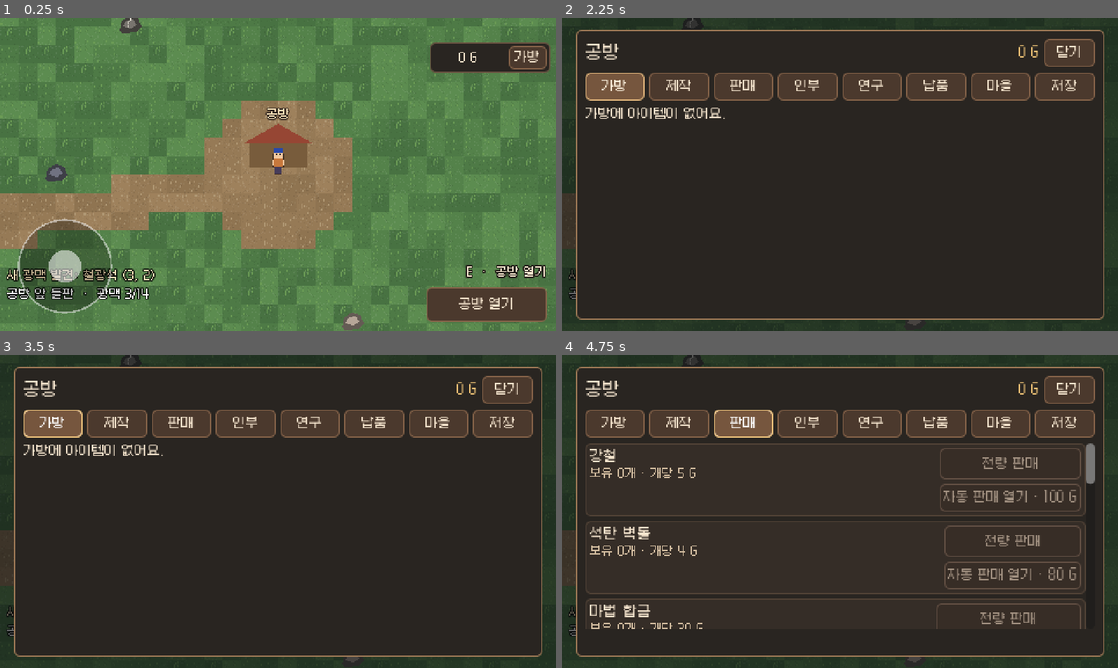
Above: before the commit, frames 1-4 (two rows, left to right).
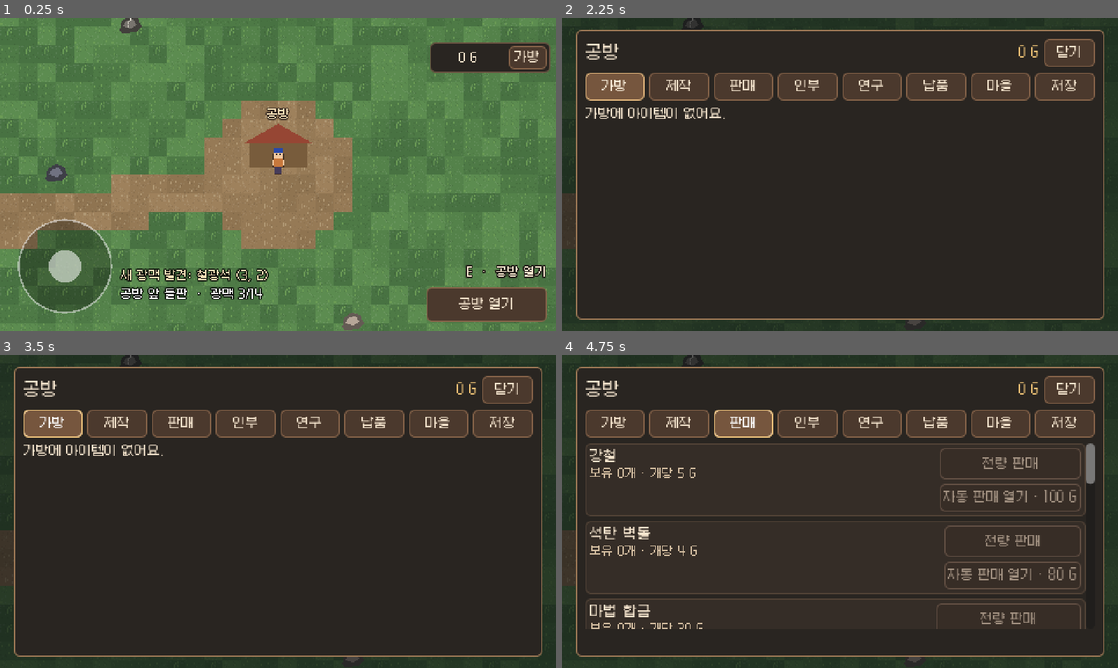
Above: after the commit, the same moments.

Repository: Bellsier/mining-workshop-godot
Game: Godot game, scene res://scenes/world/world_map.tscn
Same seed, same stepped clock (60 frames per second), same inputs: the game is played once before the commit and once after it.
Inputs:
- Up to frame 1 (0.25 s): no input
- Up to frame 2 (2.25 s): click "가방" at 0.5 s; click "닫기" at 1.25 s; click "공방 열기" at 2 s
- Up to frame 3 (3.5 s): click "가방" at 2.75 s
- Up to frame 4 (4.75 s): click "제작" at 3.5 s; click "판매" at 4.25 s

The runs differ from the first frame. In frame 1, 2.7% of the frame differs, in the area x 1-49%, y 80-90%; in frame 2, less than 0.1%; in frame 3, less than 0.1%; in frame 4, less than 0.1%.

Commit message:
Retry browser save sync and clear mobile joystick labels

Diff:
--- a/scripts/workshop.gd
+++ b/scripts/workshop.gd
@@ -10,6 +10,7 @@
 const Village = preload("res://scripts/workshop_village.gd")
 const CATALOG := "res://data/web_catalog.json"
 const TICK := 0.1
+const WEB_SYNC_RETRIES := 2
 
 var data: Dictionary = {}
 var state: Dictionary = {}
@@ -19,6 +20,7 @@
 var _tables: Dictionary = {}
 var _elapsed := 0.0
 var _save_elapsed := 0.0
+var _web_sync_retries := 0
 var _dirty := false
 var _save_error := OK
 var _save_blocked := false
@@ -407,8 +409,15 @@
 		return
 	_record_position()
 	if not _dirty:
+		if _web_sync_retries > 0:
+			_web_sync_retries -= 1
+			JavaScriptBridge.force_fs_sync()
 		return
 	var result := Save.save_game(state)
+	if result == OK and OS.has_feature("web") and OS.is_userfs_persistent():
+		# Godot writes to its virtual filesystem before syncing to IndexedDB.
+		# Ask it to sync again on later autosave ticks in case the browser write failed.
+		_web_sync_retries = WEB_SYNC_RETRIES
 	if result != OK and result != _save_error:
 		feedback.emit("자동 저장에 실패했어요. 저장 탭에서 JSON을 백업할 수 있어요.")
 	_save_error = result
--- a/scripts/world/world_map.gd
+++ b/scripts/world/world_map.gd
@@ -226,11 +226,13 @@
 func _build_ui() -> void:
 	var layer := CanvasLayer.new()
 	layer.name = "WorldUI"
+	# Reserve the resting joystick area on touch displays.
+	var text_left := 104 if DisplayServer.is_touchscreen_available() else 6
 	add_child(layer)
 	_region_label = Label.new()
 	_region_label.name = "Region"
 	_region_label.add_theme_font_override("font", FONT)
-	_region_label.position = Vector2(6, 232)
+	_region_label.position = Vector2(text_left, 232)
 	_region_label.add_theme_font_size_override("font_size", 10)
 	_region_label.add_theme_color_override("font_outline_color", Color.BLACK)
 	_region_label.add_theme_constant_override("outline_size", 3)
@@ -238,7 +240,7 @@
 	_toast = Label.new()
 	_toast.name = "Toast"
 	_toast.add_theme_font_override("font", FONT)
-	_toast.position = Vector2(6, 216)
+	_toast.position = Vector2(text_left, 216)
 	_toast.add_theme_font_size_override("font_size", 10)
 	_toast.add_theme_color_override("font_color", Color("f7e1b8"))
 	_toast.add_theme_color_override("font_outline_color", Color.BLACK)
